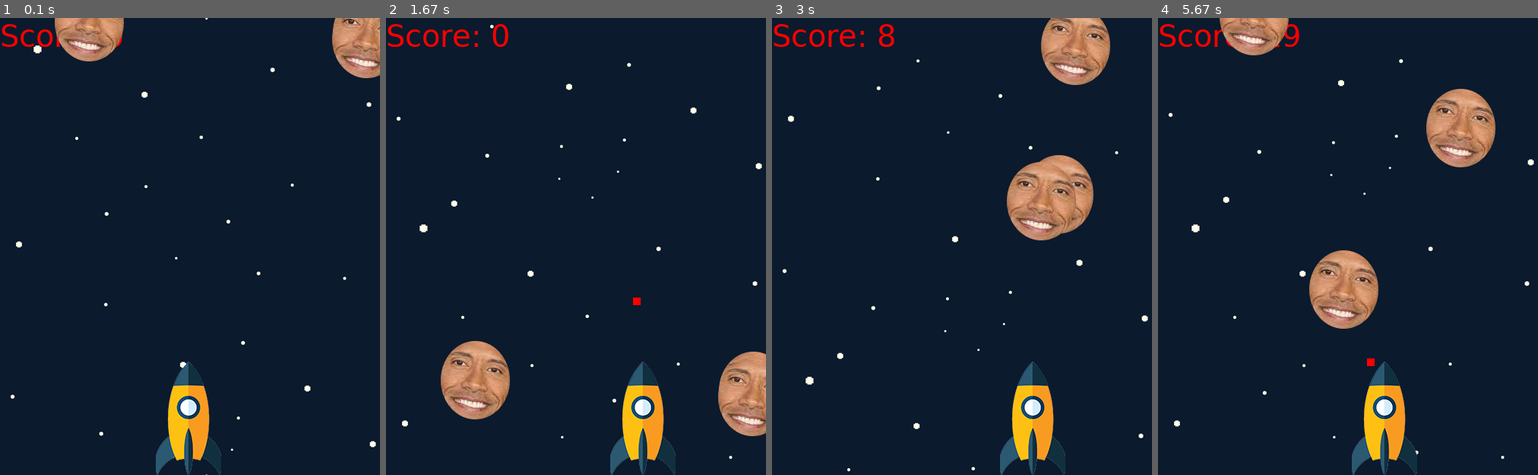
Above: before the commit, frames 1-4 (left to right).
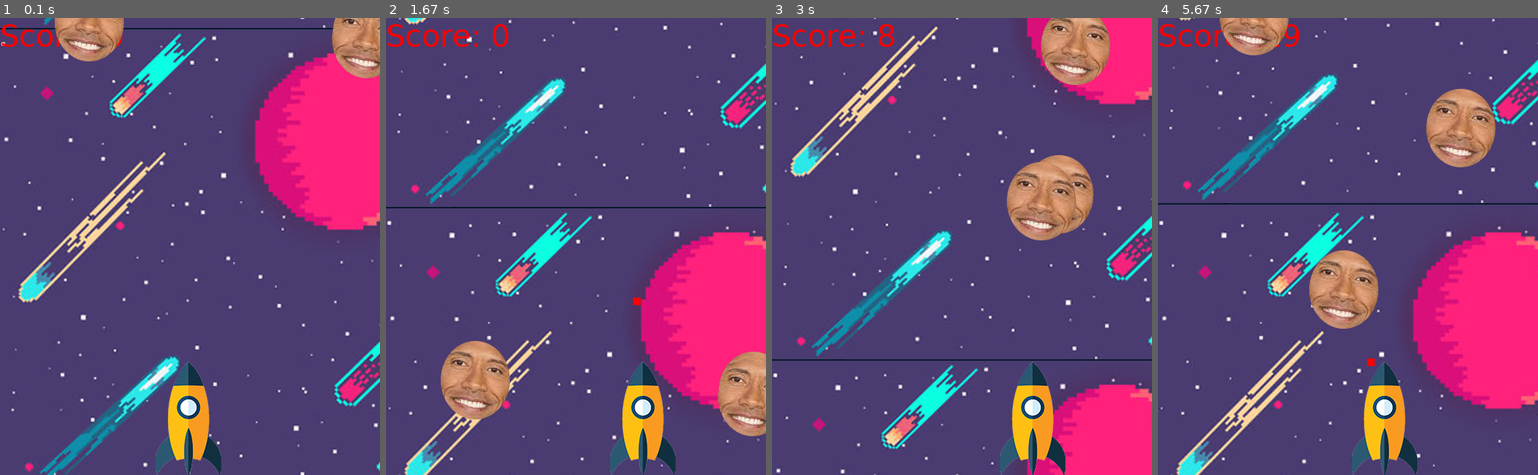
Above: after the commit, the same moments.

Repository: michelleakins/blocke_gamedesign
Game: pygame game, started from AsteroidGame/asteroidgame.py
Two runs of this game, one before a commit and one after it. Both use one fixed random seed, a clock stepped at 60 frames per second and the inputs below.
Inputs:
- Up to frame 1 (0.1 s): no input
- Up to frame 2 (1.67 s): hold Right 0.33-0.8 s; hold Right 0.83-1.3 s; tap Space at 0.9, 1.2, 1.4 s; hold Left from 1.33 s (still down)
- Up to frame 3 (3 s): tap Space at 1.7, 1.97, 2.27, 2.4, 2.7 s; release Left at 1.87 s; hold Left 1.9-2.3 s; hold Right 2.33-2.97 s
- Up to frame 4 (5.67 s): hold Left 3-3.47 s; tap Space at 3.07, 3.37, 3.57, 3.87, 4.07, 4.37, 4.57, 4.87, 5.13, 5.43, 5.57 s; hold Right 3.5-3.97 s; hold Right 4-4.47 s; hold Left 4.5-5.03 s; hold Left 5.07-5.47 s; hold Right from 5.5 s (still down)

The runs differ from the first frame. In frame 1, 94% of the frame differs, in the area x 0-100%, y 0-100%; in frame 2, 93%; in frame 3, 92%; in frame 4, 91%.

Commit message:
finished product

Diff:
--- a/AsteroidGame/asteroidgame.py
+++ b/AsteroidGame/asteroidgame.py
@@ -95,7 +95,7 @@
 
 class Background():
     def __init__(self):
-        self.backgroundImage = pygame.image.load("AsteroidGame\\backgroundImage2.png")
+        self.backgroundImage = pygame.image.load("AsteroidGame\\backgroundImage3.png")
         self.rectBGimage = self.backgroundImage.get_rect()
 
         self.bgY1 = 0
